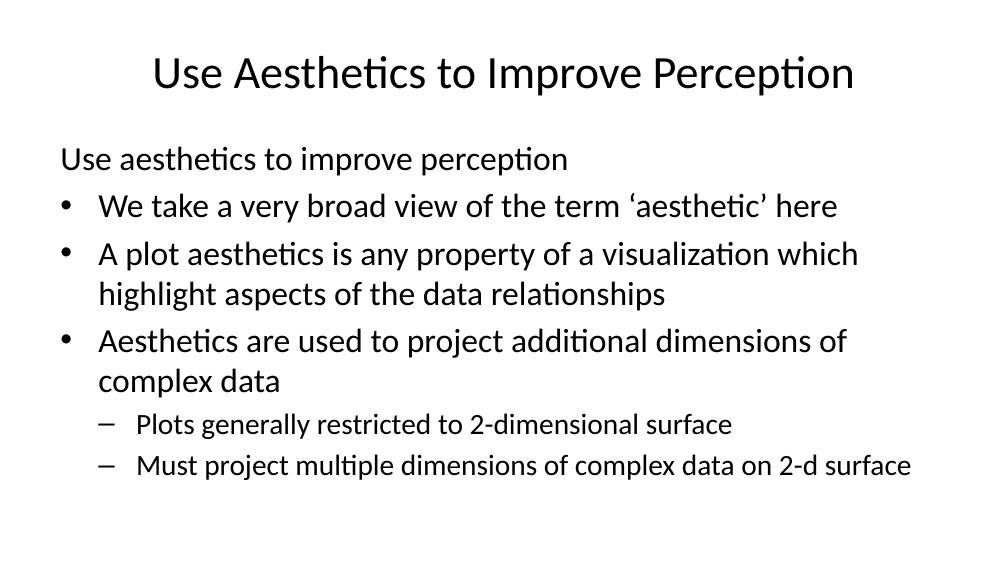
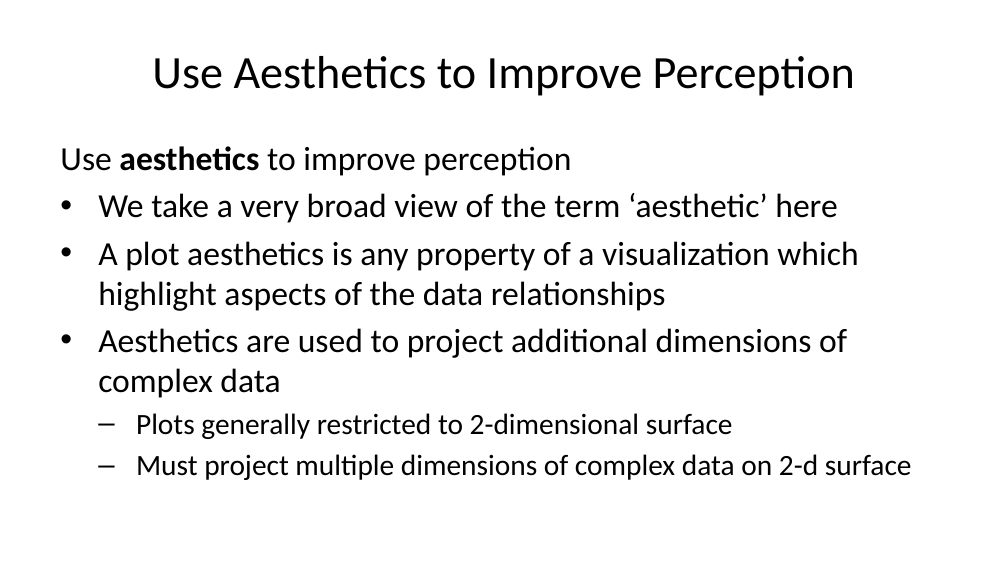
Before and after one commit to StephenElston/CSCI-E-83, a slide deck: slide 22 of LectureSlides/01_PreceptionForScientificVisualization.pptx (slide 21 before the commit). Drawn at 1008x567 pixels with LibreOffice and Linux fonts; fonts in the diff are those of the drawing. Boxes give left, top, right and bottom in pixels: in the first picture for what was removed or moved away, otherwise in the second. Text is boxed around its words. In the diff, an @@ line names an element or a change of style, - is before the commit and + after.

```diff
--- a/LectureSlides/01_PreceptionForScientificVisualization.pptx
+++ b/LectureSlides/01_PreceptionForScientificVisualization.pptx
@@ text at bbox=[60, 146, 571, 176]: bold on in "aesthetics" @@
```
Also in this commit, not shown: 10 other slides changed, 1 slide added.
